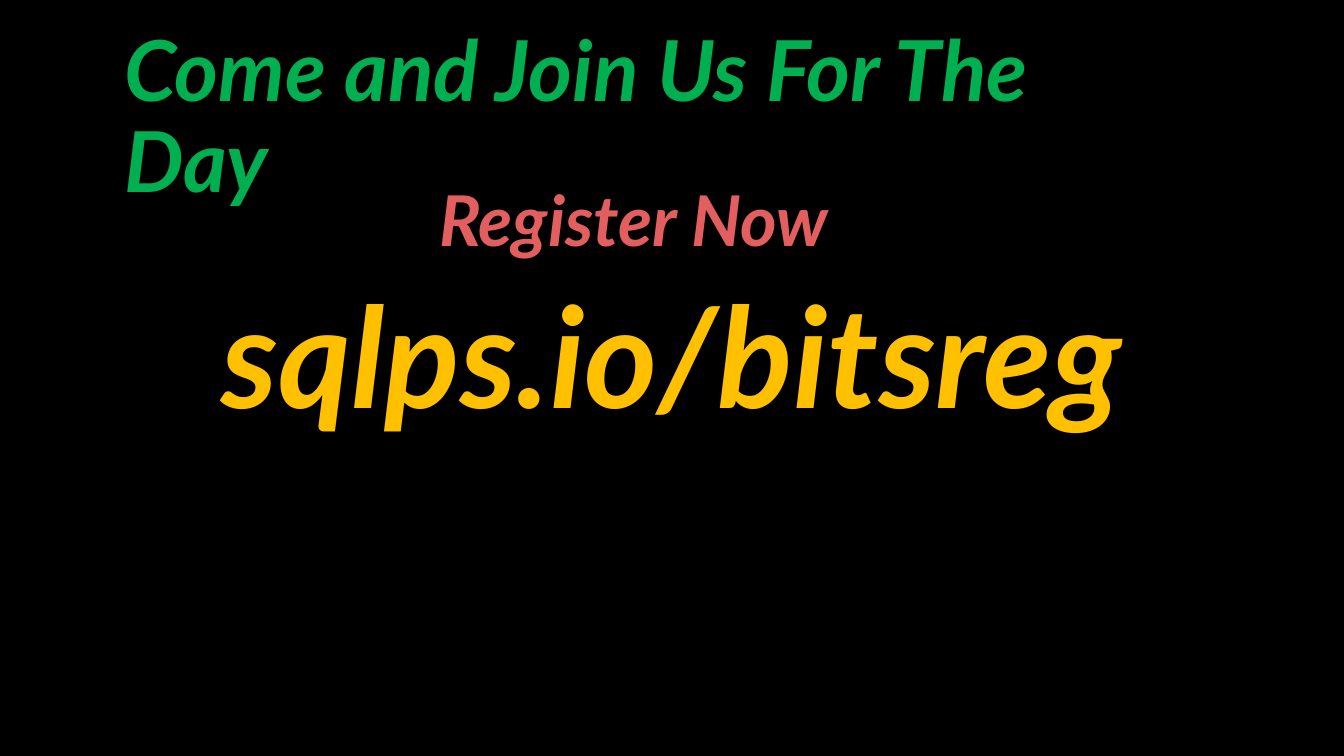
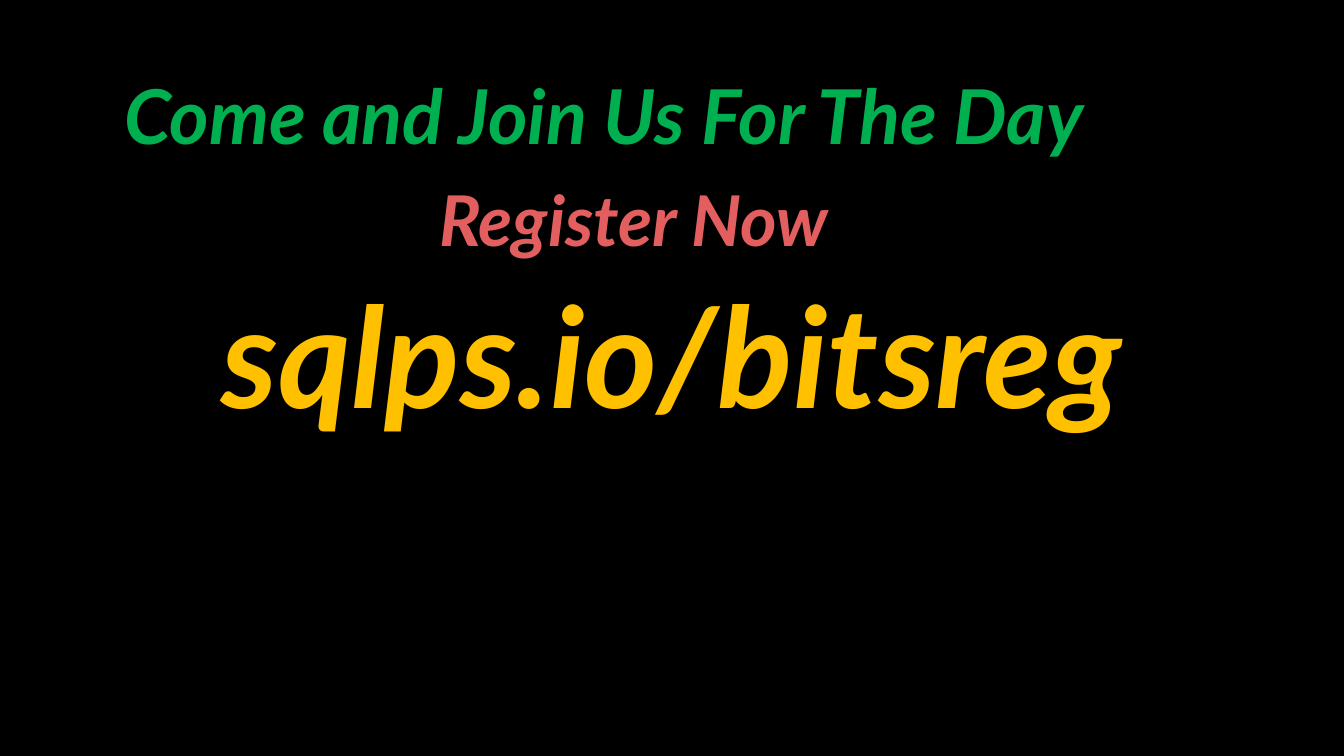
Before and after one commit to SQLDBAWithABeard/Presentations, a slide deck: slide 9 of PowerShell.pptx (slide 10 before the commit). Drawn at 1344x756 pixels with LibreOffice and Linux fonts; fonts in the diff are those of the drawing; background and template pictures are left out. Boxes give left, top, right and bottom in pixels: in the first picture for what was removed or moved away, otherwise in the second. Text is boxed around its words. In the diff, an @@ line names an element or a change of style, - is before the commit and + after.

```diff
--- a/PowerShell.pptx
+++ b/PowerShell.pptx
@@ title "Come and Join Us For ..." at <box>124,88,1084,157</box>: size 60 to 54 pt @@
```
Also in this commit, not shown: 7 other slides changed, 1 slide removed, 5 other files.
